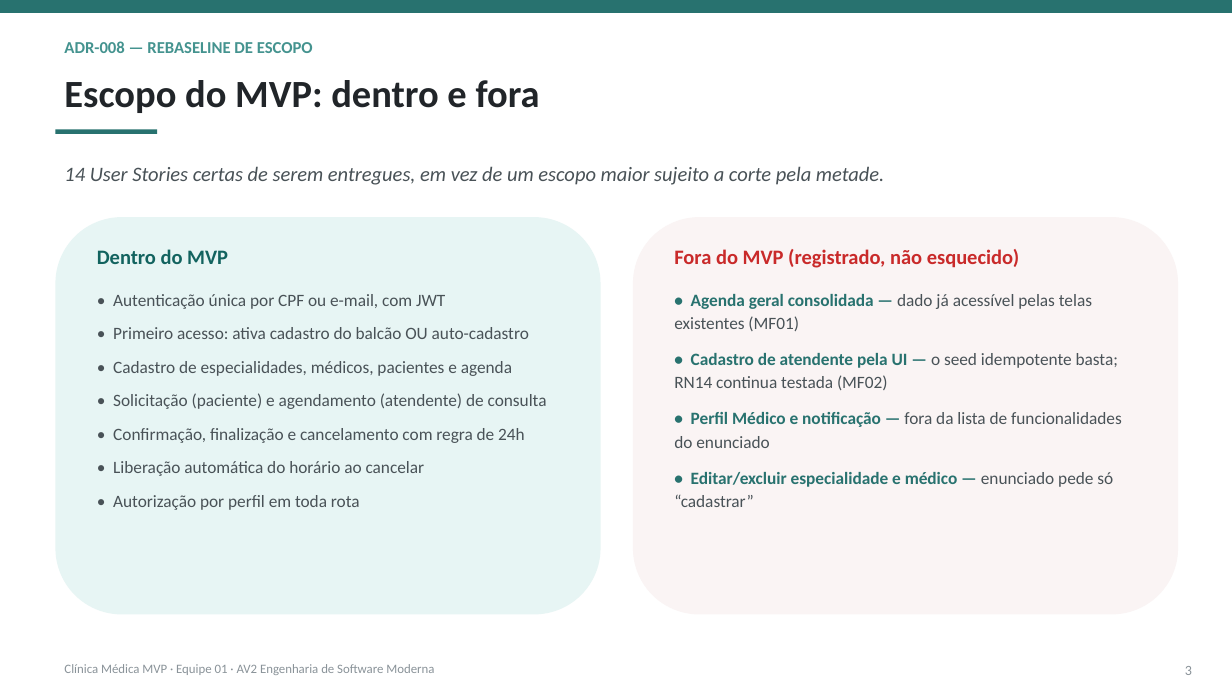
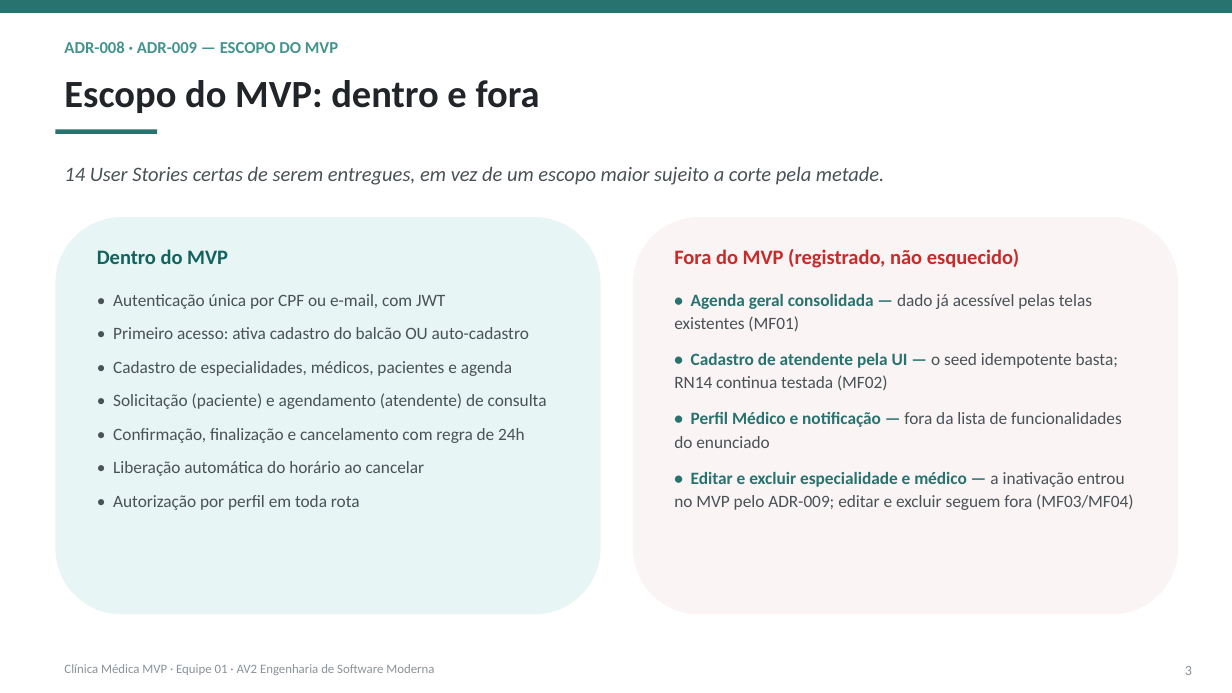
Before and after one commit to jacksoncassemiro/av2-grupo-1-engenharia-software-moderna-oxetech-academy, a slide deck: slide 3 of docs/apresentacao/apresentacao-final-av2-equipe01.pptx. Drawn at 1232x693 pixels with LibreOffice and Linux fonts; fonts in the diff are those of the drawing. Boxes give left, top, right and bottom in pixels: in the first picture for what was removed or moved away, otherwise in the second. Text is boxed around its words. In the diff, an @@ line names an element or a change of style, - is before the commit and + after.

```diff
--- a/docs/apresentacao/apresentacao-final-av2-equipe01.pptx
+++ b/docs/apresentacao/apresentacao-final-av2-equipe01.pptx
@@ text at [64, 41, 338, 53]: text changed @@
-ADR-008 — REBASELINE DE ESCOPO
+ADR-008 · ADR-009 — ESCOPO DO MVP
@@ text at [674, 472, 1133, 510]: text changed; text colour #28726F to #495257; bold off @@
-• Editar/excluir especialidade e médico — enunciado pede só “cadastrar”
+• Editar e excluir especialidade e médico — a inativação entrou no MVP pelo ADR-009; editar e excluir seguem fora (MF03/MF04)
```
Also in this commit, not shown: 12 other slides changed, 7 slides added, 2 slides removed, 1 other file.
